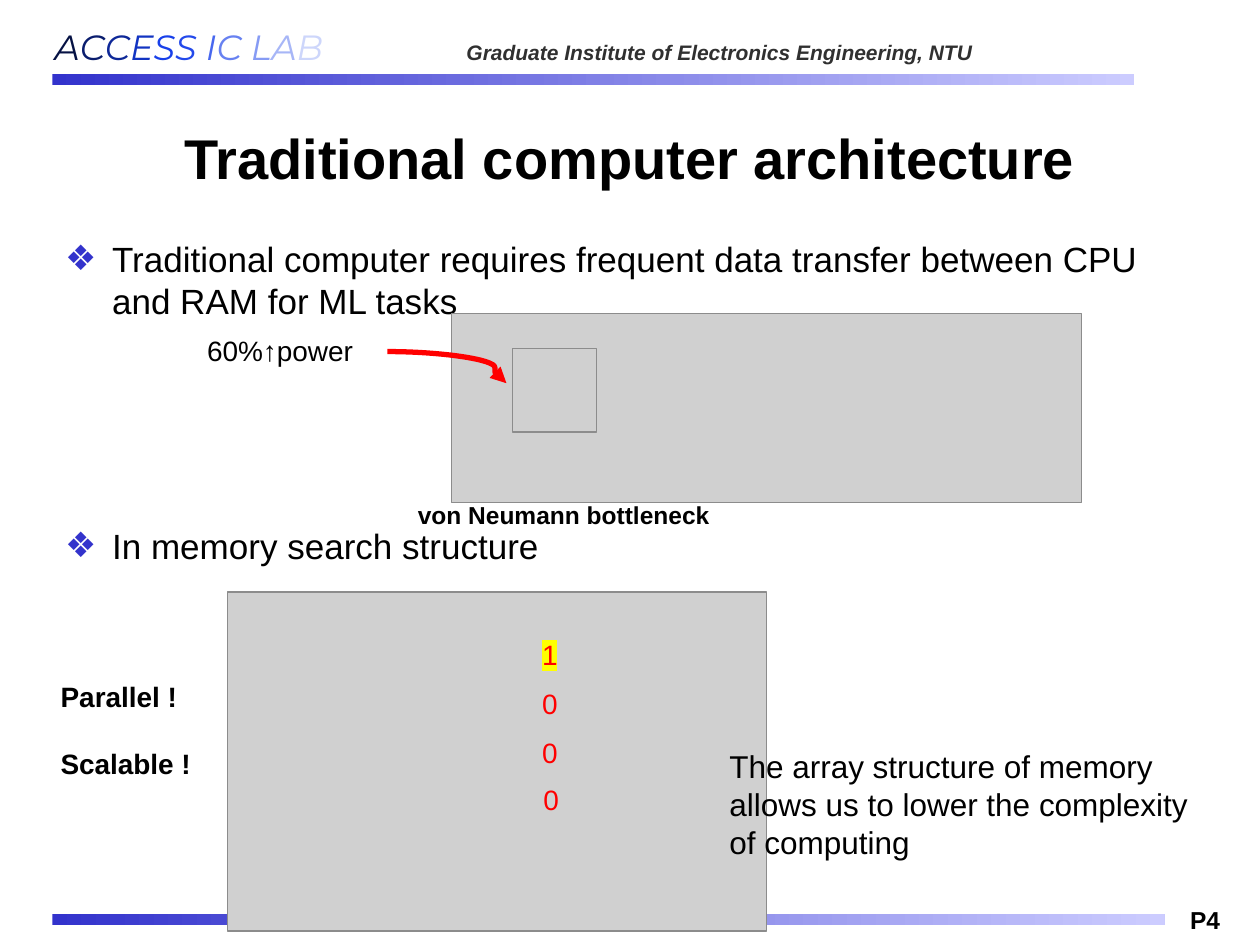
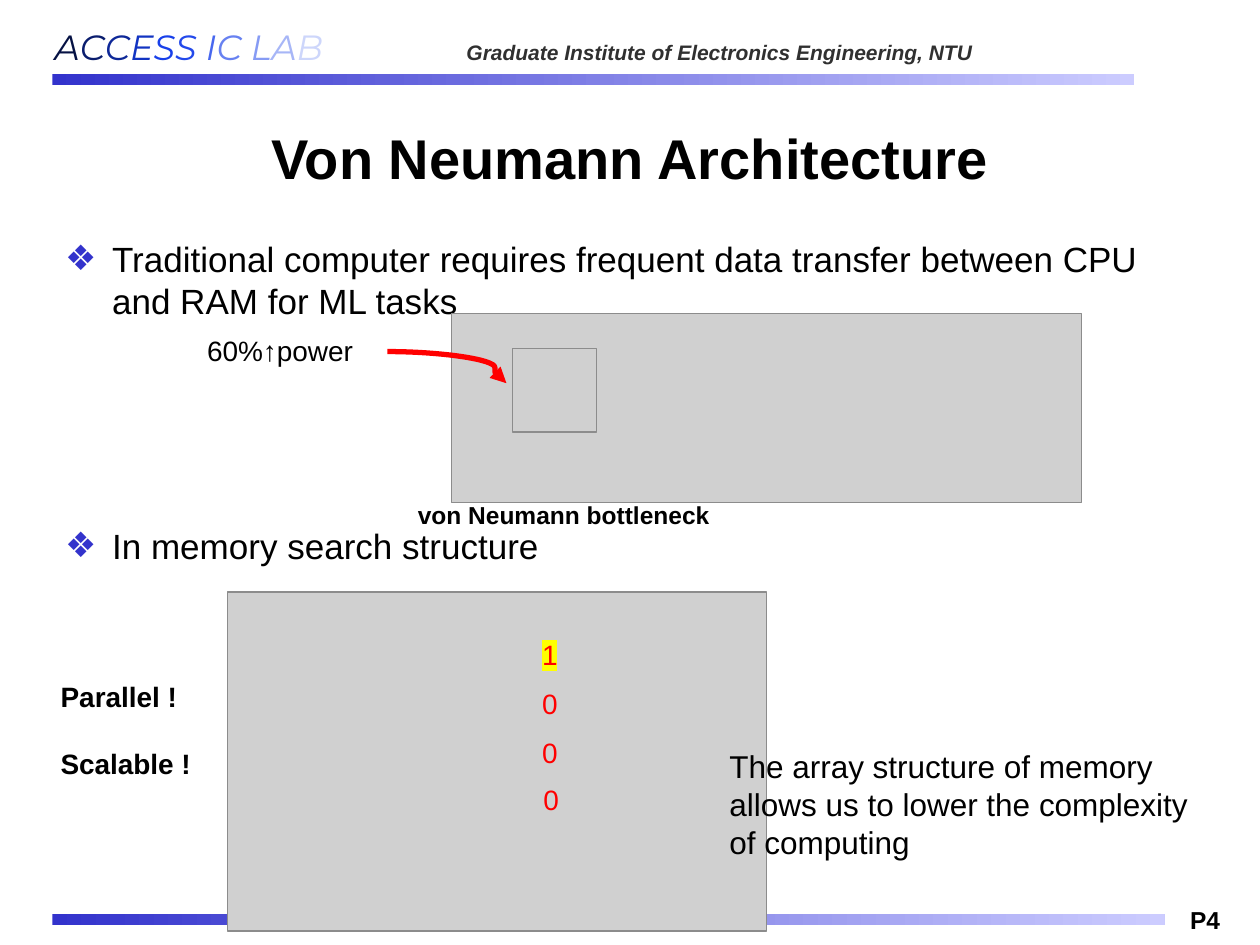
Before and after one commit to Oniontow/AndyWu_Project, a slide deck: slide 4 of IMS_NEW.pptx. Drawn at 1260x945 pixels with LibreOffice and Linux fonts; fonts in the diff are those of the drawing; grey boxes stand for pictures; background and template pictures are left out. Boxes give left, top, right and bottom in pixels: in the first picture for what was removed or moved away, otherwise in the second. Text is boxed around its words. In the diff, an @@ line names an element or a change of style, - is before the commit and + after.

```diff
--- a/IMS_NEW.pptx
+++ b/IMS_NEW.pptx
@@ title at (x1=272, y1=138, x2=987, y2=180): text changed @@
-Traditional computer architecture
+Von Neumann Architecture
```
Also in this commit, not shown: 7 other slides changed.
